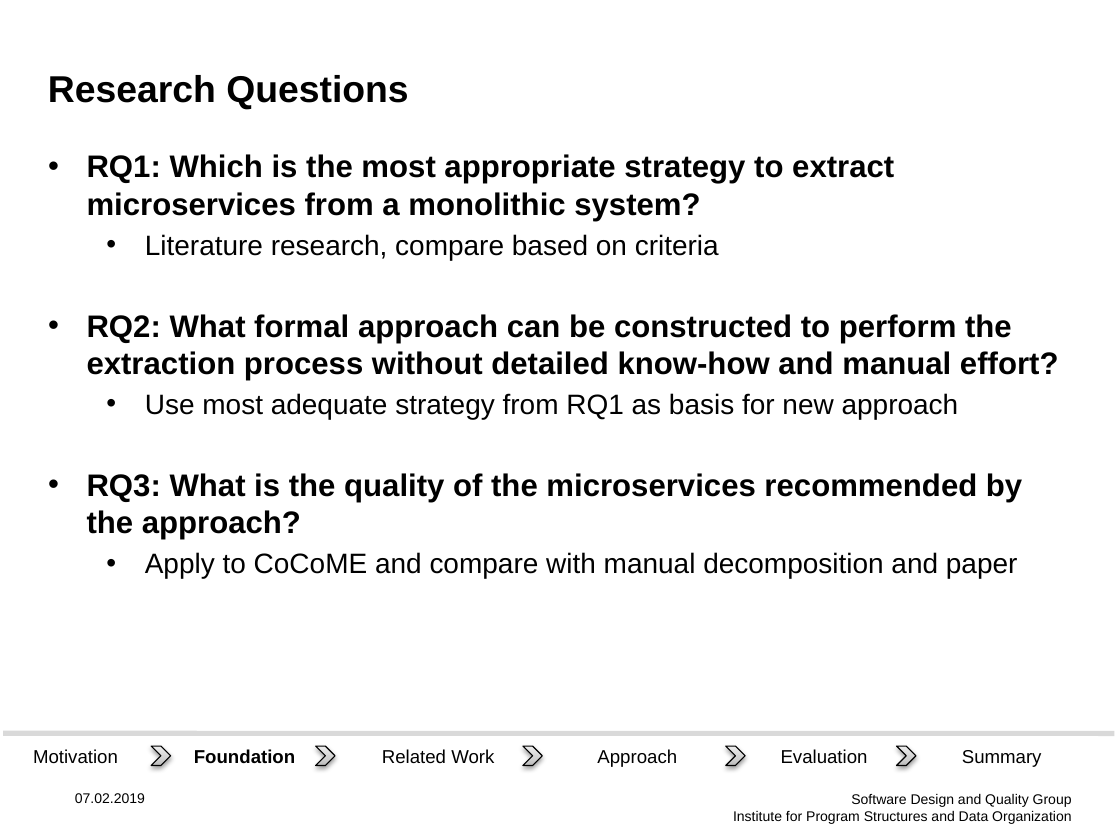
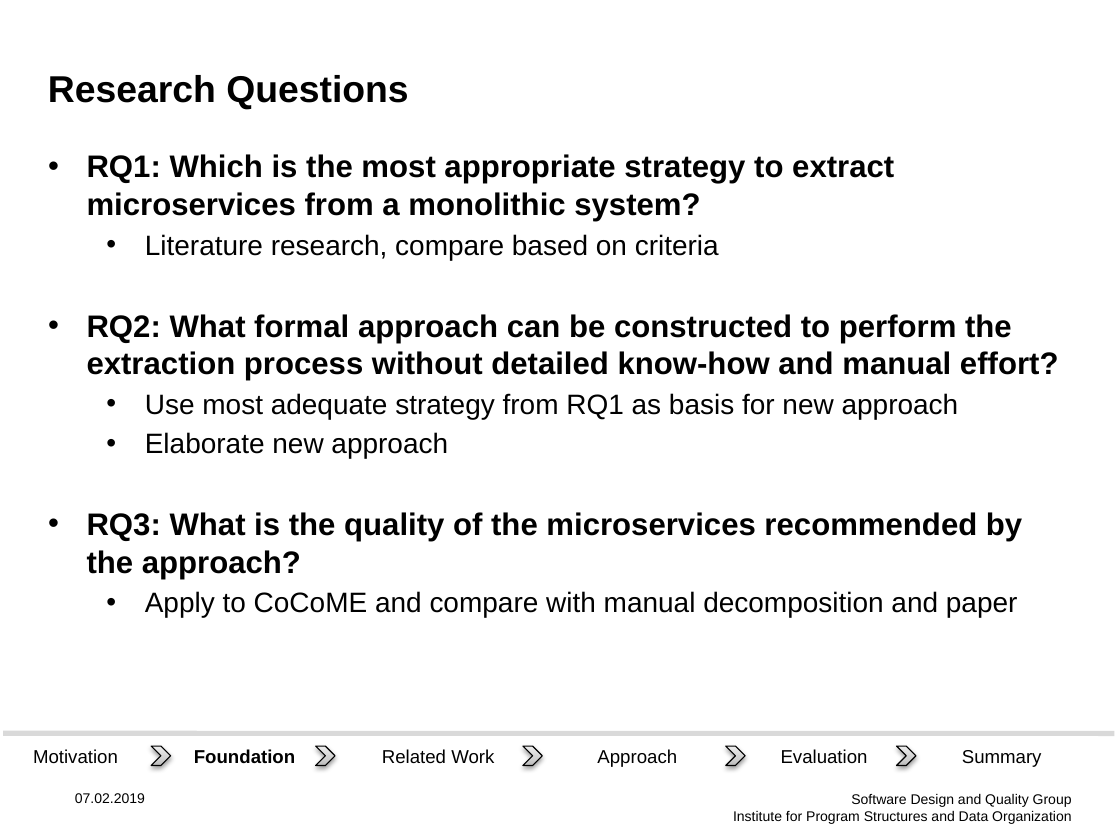
Before and after one commit to Benkler/BA, a slide deck: slide 7 of Proposal Vortrag/Präsi.pptx. Drawn at 1120x840 pixels with LibreOffice and Linux fonts; fonts in the diff are those of the drawing; background and template pictures are left out. Boxes give left, top, right and bottom in pixels: in the first picture for what was removed or moved away, otherwise in the second. Text is boxed around its words. In the diff, an @@ line names an element or a change of style, - is before the commit and + after.

```diff
--- a/Proposal Vortrag/Präsi.pptx
+++ b/Proposal Vortrag/Präsi.pptx
@@ text at (145,432,448,458): paragraph added @@
+  • Elaborate new approach
```
Also in this commit, not shown: 1 other slide changed, 19 other files.
